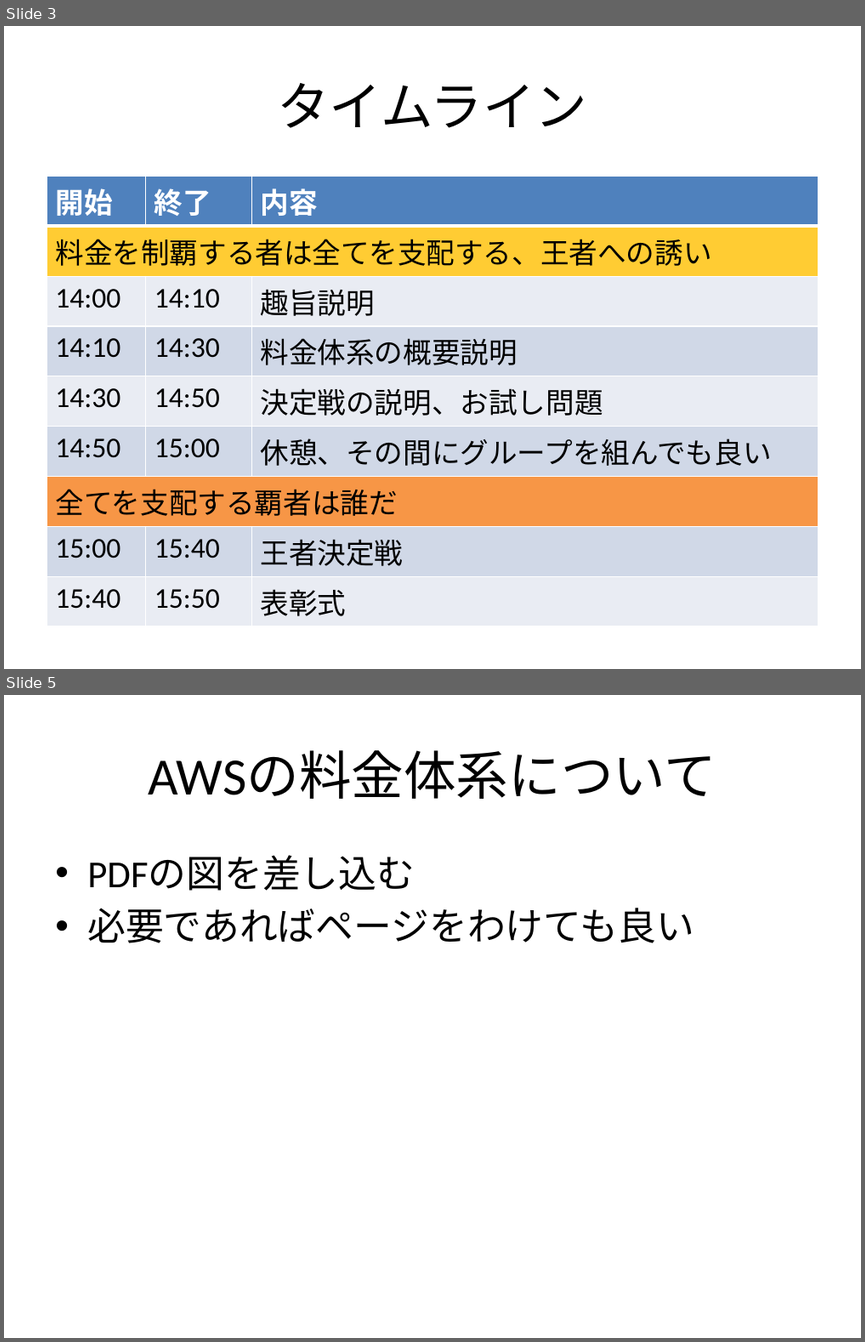
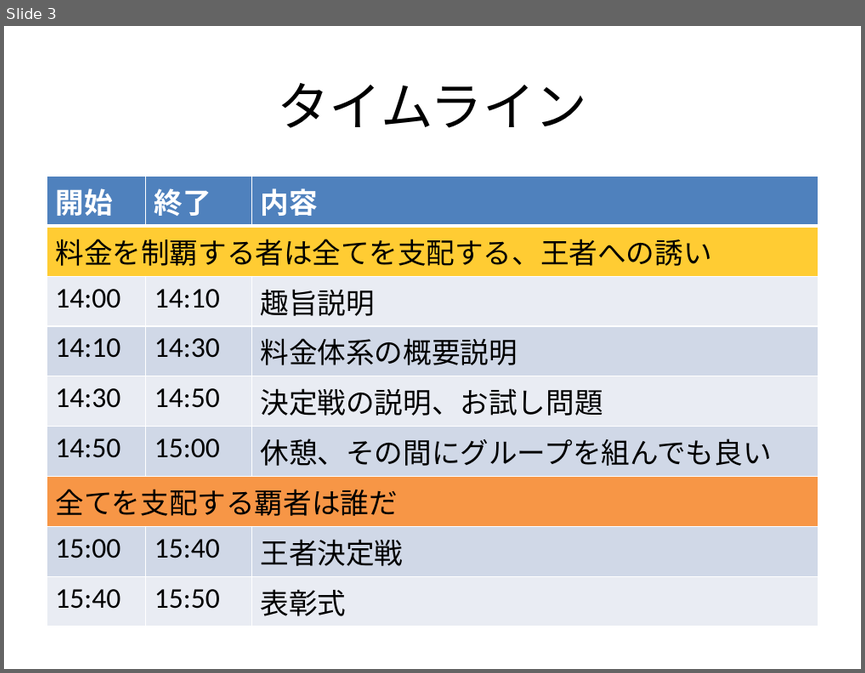
Before and after one commit to aws-samurai/pricing-data, a slide deck: slide/AWS料金体系グランドマスター王者決定戦.pptx. Shown one above the other, each under a label of ours: slides 3 and 5 before the commit, slide 3 after it; the slides between them are not shown. The pictures are 865x1342 and 865x673 pixels, drawn with LibreOffice and Linux fonts; fonts in the diff are those of the drawing; background and template pictures are left out. Boxes give left, top, right and bottom in pixels: in the first picture for what was removed or moved away, otherwise in the second. Text is boxed around its words. In the diff, an @@ line names an element or a change of style, - is before the commit and + after.

```diff
--- a/slide/AWS料金体系グランドマスター王者決定戦.pptx
+++ b/slide/AWS料金体系グランドマスター王者決定戦.pptx
@@ slide 5 removed at (4, 695, 861, 1338), background #FFFFFF @@
@@ title removed at (148, 751, 716, 799) @@
-AWSの料金体系について
@@ text removed at (87, 856, 694, 943) @@
-• PDFの図を差し込む
-• 必要であればページをわけても良い
```
Also in this commit, not shown: 5 slides changed, 1 slide added.
